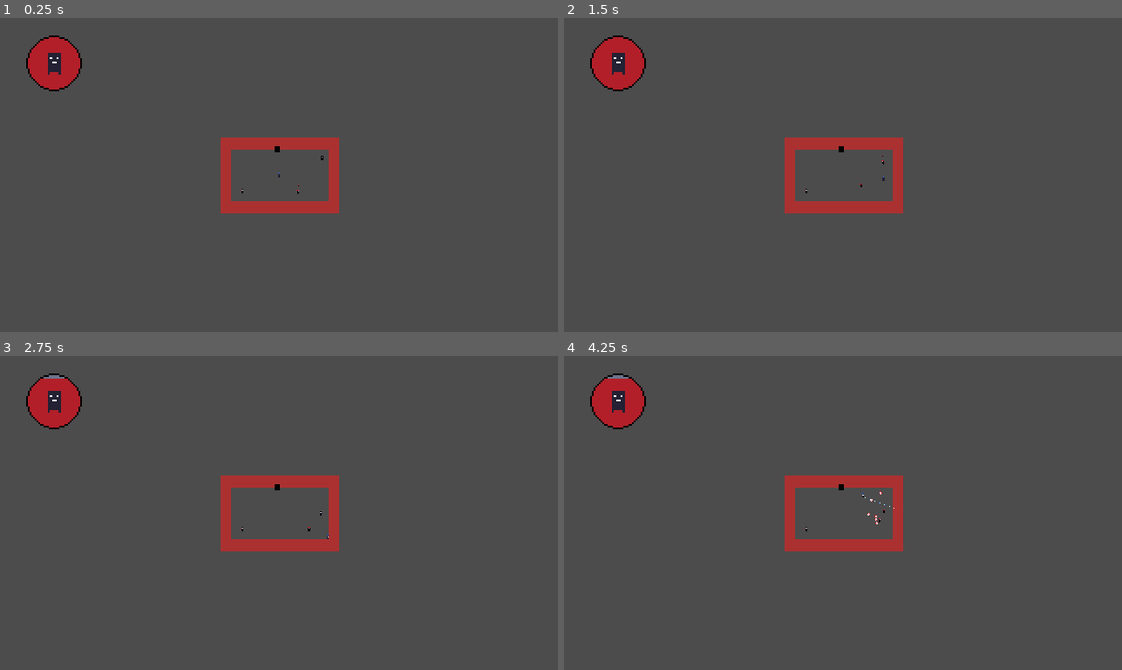
Above: before the commit, frames 1-4 (two rows, left to right).
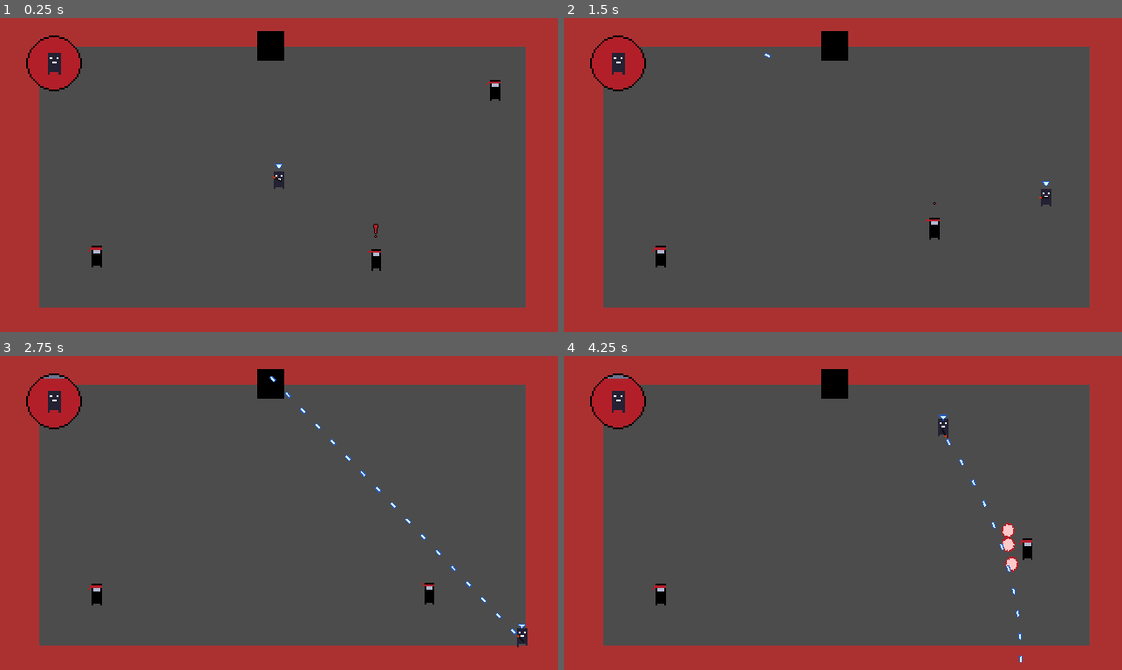
Above: after the commit, the same moments.

Repository: Mat12143/DreamOut
Game: Godot game, scene res://MatWorld.tscn
Same seed, same stepped clock (60 frames per second), same inputs: the game is played once before the commit and once after it.
Inputs (mouse positions are in pixels of both pictures, inside the frame that each line leads up to):
- Up to frame 1 (0.25 s): no input
- Up to frame 2 (1.5 s): tap Enter at 0.5, 1.35 s; move the mouse to (965, 159) at 0.52 s; press the mouse at (965, 159) at 0.53 s; hold Right (ui_right) 0.53-1.28 s; move the mouse to (731, 190) at 1.27 s; release the mouse at (731, 190) at 1.28 s; hold Down (ui_down) from 1.28 s (still down)
- Up to frame 3 (2.75 s): move the mouse to (334, 443) at 2.02 s; release Down (ui_down) at 2.03 s; press the mouse at (334, 443) at 2.03 s; hold Right (ui_right) from 2.03 s (still down)
- Up to frame 4 (4.25 s): move the mouse to (815, 575) at 2.77 s; release Right (ui_right) at 2.78 s; release the mouse at (815, 575) at 2.78 s; hold Up (ui_up) 2.78-3.53 s; tap Enter at 2.85 s; move the mouse to (1010, 560) at 3.52 s; press the mouse at (1010, 560) at 3.53 s; hold Left (ui_left) from 3.53 s (still down)

The runs differ from the first frame. In frame 1, 30% of the frame differs, in the area x 0-100%, y 0-100%; in frame 2, 30%; in frame 3, 30%; in frame 4, 30%.

Commit message:
Build

Diff:
--- a/MatWorld.tscn
+++ b/MatWorld.tscn
@@ -75,7 +75,6 @@
 [node name="Camera2D" type="Camera2D" parent="."]
 position = Vector2( 160, 90 )
 current = true
-zoom = Vector2( 5, 5 )
 
 [connection signal="messageEntered" from="GlobalEventManager" to="GlobalEventManager" method="_on_GlobalEventManager_messageEntered"]
 [connection signal="playerHit" from="GlobalEventManager" to="Player" method="_on_GlobalEventManager_playerHit"]
